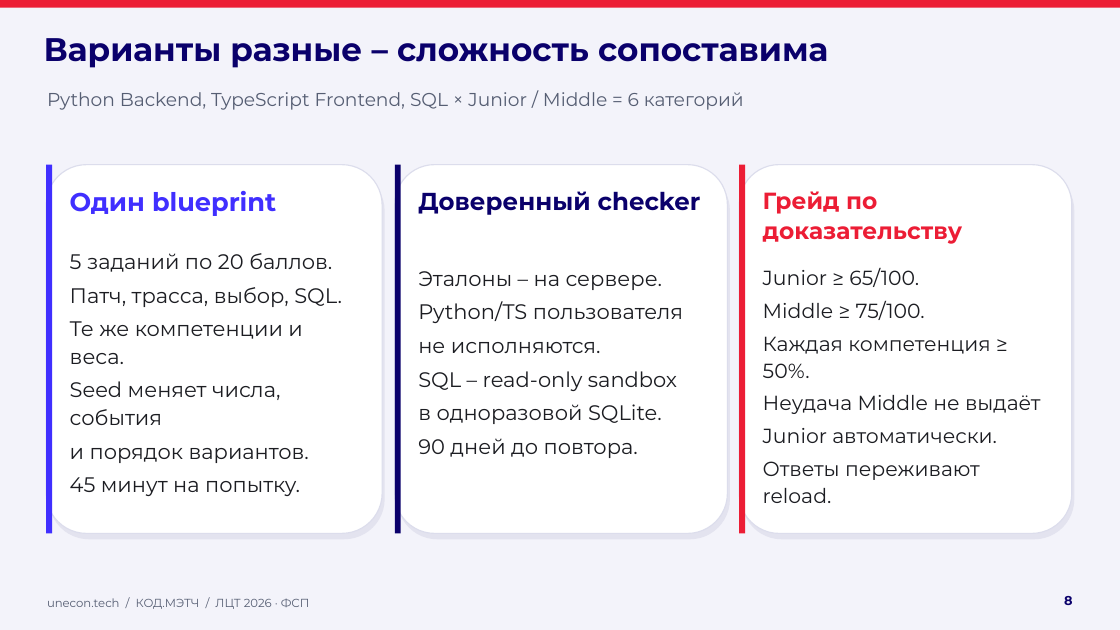
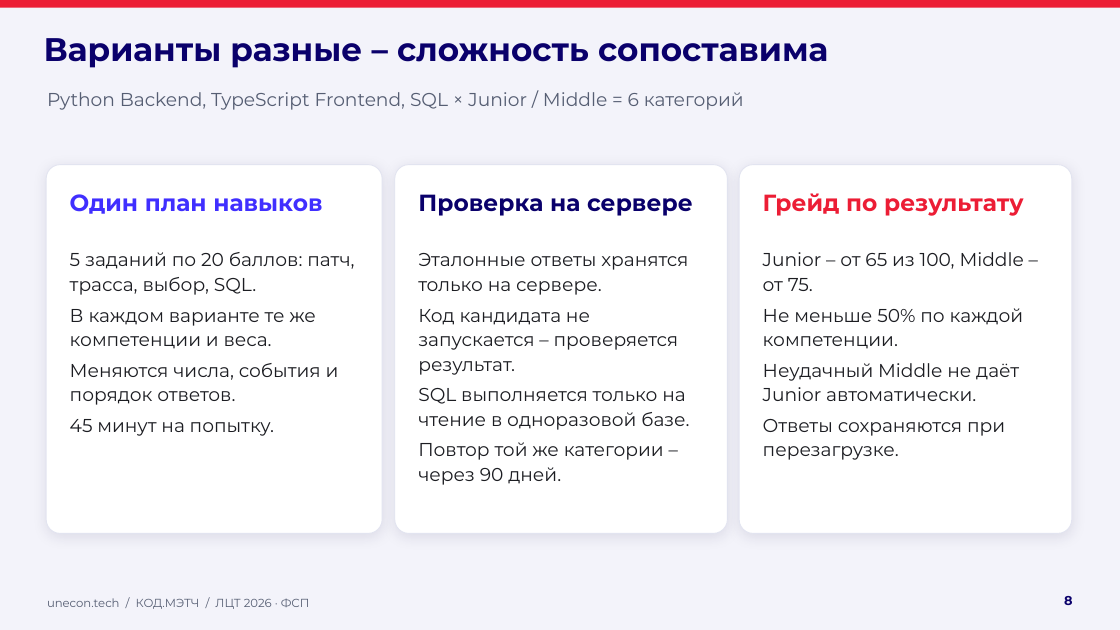
Before and after one commit to Valery766/kodmatch-lct-2026, a slide deck: slide 8 of presentation/КОД.МЭТЧ_unecon.tech_ЛЦТ_ФСП_2026.pptx. Drawn at 1120x630 pixels with LibreOffice and Linux fonts; fonts in the diff are those of the drawing; background and template pictures are left out. Boxes give left, top, right and bottom in pixels: in the first picture for what was removed or moved away, otherwise in the second. Text is boxed around its words. In the diff, an @@ line names an element or a change of style, - is before the commit and + after.

```diff
--- a/presentation/КОД.МЭТЧ_unecon.tech_ЛЦТ_ФСП_2026.pptx
+++ b/presentation/КОД.МЭТЧ_unecon.tech_ЛЦТ_ФСП_2026.pptx
@@ rectangle removed at bbox=[46, 165, 52, 534] @@
@@ rounded rectangle removed at bbox=[49, 171, 385, 539] @@
@@ rectangle removed at bbox=[395, 165, 401, 534] @@
@@ rounded rectangle removed at bbox=[397, 171, 730, 539] @@
@@ outline #DCDDEC 1 pt to #E2E4F0 0.75 pt; shadow on; proportions changed in 3 elements at bbox=[46, 165, 382, 534], bbox=[395, 165, 728, 534], bbox=[739, 165, 1072, 534] @@
@@ rectangle removed at bbox=[739, 165, 745, 534] @@
@@ rounded rectangle removed at bbox=[742, 171, 1075, 539] @@
@@ text at bbox=[70, 194, 322, 214]: text changed; size 22 to 20 pt @@
-Один blueprint
+Один план навыков
@@ text at bbox=[418, 194, 693, 216]: text changed; size 21 to 20 pt @@
-Доверенный checker
+Проверка на сервере
@@ text at bbox=[763, 193, 1024, 216]: text changed @@
-Грейд по доказательству
+Грейд по результату
@@ text at bbox=[70, 252, 354, 405]: text changed; size 18 to 16 pt @@
-5 заданий по 20 баллов.
-Патч, трасса, выбор, SQL.
-Те же компетенции и веса.
-Seed меняет числа, события
-и порядок вариантов.
+5 заданий по 20 баллов: патч, трасса, выбор, SQL.
+В каждом варианте те же компетенции и веса.
+Меняются числа, события и порядок ответов.
@@ text at bbox=[418, 253, 689, 485]: text changed; size 18 to 16 pt @@
-Эталоны – на сервере.
-Python/TS пользователя
-не исполняются.
-SQL – read-only sandbox
-в одноразовой SQLite.
-90 дней до повтора.
+Эталонные ответы хранятся только на сервере.
+Код кандидата не запускается – проверяется результат.
+SQL выполняется только на чтение в одноразовой базе.
+Повтор той же категории – через 90 дней.
@@ text at bbox=[763, 252, 1024, 460]: text changed; size 17.5 to 16 pt @@
-Junior ≥ 65/100.
-Middle ≥ 75/100.
-Каждая компетенция ≥ 50%.
-Неудача Middle не выдаёт
-Junior автоматически.
-Ответы переживают reload.
+Junior – от 65 из 100, Middle – от 75.
+Не меньше 50% по каждой компетенции.
+Неудачный Middle не даёт Junior автоматически.
+Ответы сохраняются при перезагрузке.
@@ text at bbox=[70, 419, 274, 436]: size 18 to 16 pt in "45 минут на попытку." @@
```
Also in this commit, not shown: 14 other slides changed, 52 other files.
